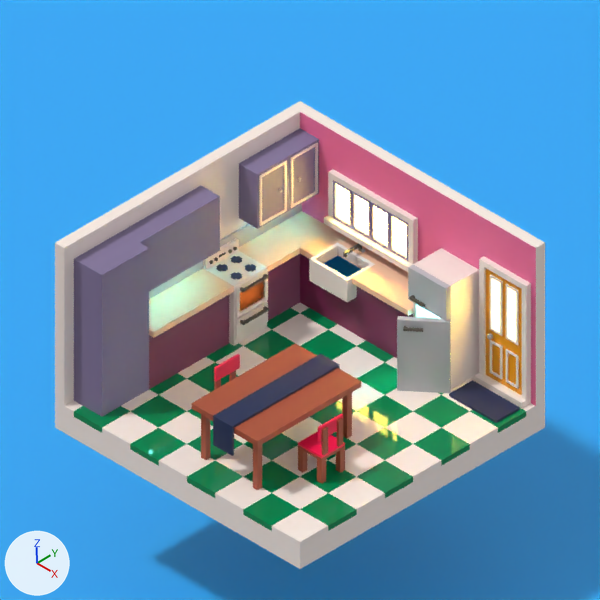
A saved change to the Blender file kitchen.blend.
Both versions are drawn from the file's camera 'Camera'. The axes (+X, +Y, +Z) are drawn at lower left. The lights are the same throughout.

Names of what the first picture shows: 'Backdrop', 'Cube 1x.001', 'Cube 1x.005', 'Cube 1x.006', 'Cube 1x.007', 'Dining table', 'Door mat.005', 'Floor', 'Fridge.004', 'Kitchen Bench', 'Kitchen Bench.003', 'Kitchen Bench.004', 'Kitchen Bench.005', 'Left wall', 'Right wall'.
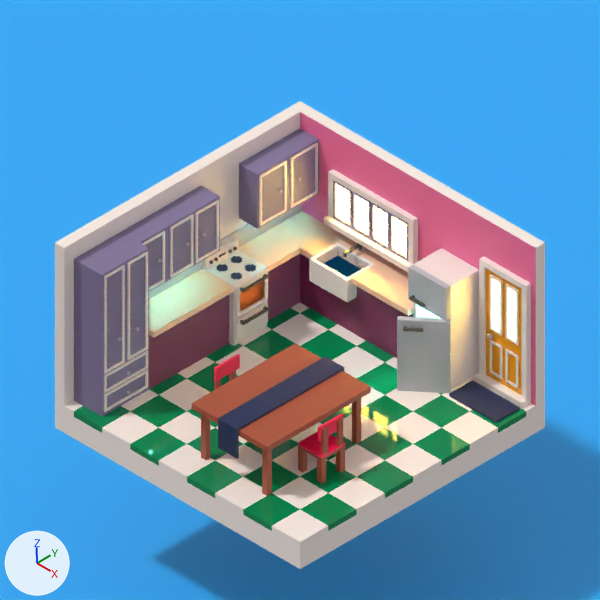
Boxes [x1, y1, x2, y2] around the edits, measured in the pictures (600 x 600 px):
'Dining table', mesh rescaled: before [192, 343, 361, 447]; after [192, 343, 371, 452]
'Door mat.005', moved: before [213, 354, 340, 456]; after [218, 356, 344, 459]
'Cube 1x.006', moved: before [253, 444, 262, 490]; after [262, 450, 272, 495]
'Cube 1x.005', moved: before [342, 392, 352, 438]; after [352, 398, 361, 444]
'Cube 0.4x.018', added: after [104, 265, 125, 374]
'Cube 0.4x.019', added: after [127, 251, 148, 360]
'Cube 0.4x.016', added: after [195, 200, 219, 263]
'Cube 0.4x.017', added: after [170, 214, 193, 278]
'Cube 0.4x.020', added: after [104, 350, 148, 393]
'Cube 0.4x.021', added: after [104, 370, 148, 412]
'Cube 0.4x.015', added: after [142, 231, 165, 290]

What changed in the scene script:
```text
Change me_cube_019:
    where me_cube_019.from_pydata(...)  # 8 vertices, 6 faces; spans x 0.0..1.4, y 0.0..2.2, z 0.0..0.1
    used by ob_dining_table; location = (-2.7, 0.4, 0.9)
    me_cube_019 part 1: the whole mesh is scaled about the mesh origin by (1.14, 1, 1)
Add me_cube_070:
    me_cube_070.from_pydata(...)  # 36 vertices, 34 faces; spans x 0.12..0.44, y 0.0..0.02, z 0.04..0.96
    me_cube_070.materials.append(mat_white)  # white #fff1e8
Add me_cube_068:
    me_cube_068.from_pydata(...)  # 36 vertices, 34 faces; spans x 0.0..0.42, y 0.0..0.02, z -0.86..0.92
    me_cube_068.materials.append(mat_white)  # white #fff1e8
Add me_cube_065:
    me_cube_065.from_pydata(...)  # 36 vertices, 34 faces; spans x 0.0..0.48, y 0.0..0.02, z 0.0..0.92
    me_cube_065.materials.append(mat_white)  # white #fff1e8
Change ob_door_mat_005:
    ob_door_mat_005.location: (-1.8, 0.4, 1.0) -> (-1.7, 0.4, 1.0)
Change ob_cube_1x_005:
    ob_cube_1x_005.location: (-1.5, 2.4, 0.0) -> (-1.3, 2.4, 0.0)
Change ob_cube_1x_006:
    ob_cube_1x_006.location: (-1.5, 0.5, 0.0) -> (-1.3, 0.5, 0.0)
Add ob_cube_0_4x_021:
    ob_cube_0_4x_021 = bpy.data.objects.new('Cube 0.4x.021', me_cube_070)
    ob_cube_0_4x_021.location = (-4.38, 1.2, -0.05)
    ob_cube_0_4x_021.rotation_euler = (1.571, -1.571, 0.0)  # degrees (90, -90, 0)
Add ob_cube_0_4x_020:
    ob_cube_0_4x_020 = bpy.data.objects.new('Cube 0.4x.020', me_cube_070.copy())
    ob_cube_0_4x_020.location = (-4.38, 1.2, 0.3)
    ob_cube_0_4x_020.rotation_euler = (1.571, -1.571, 0.0)  # degrees (90, -90, 0)
Add ob_cube_0_4x_019:
    ob_cube_0_4x_019 = bpy.data.objects.new('Cube 0.4x.019', me_cube_068)
    ob_cube_0_4x_019.location = (-4.38, 0.74, 1.64)
    ob_cube_0_4x_019.rotation_euler = (0.0, 0.0, 1.571)  # degrees (0, 0, 90)
Add ob_cube_0_4x_018:
    ob_cube_0_4x_018 = bpy.data.objects.new('Cube 0.4x.018', me_cube_068.copy())
    ob_cube_0_4x_018.location = (-4.38, 0.24, 1.64)
    ob_cube_0_4x_018.rotation_euler = (0.0, 0.0, 1.571)  # degrees (0, 0, 90)
Add ob_cube_0_4x_017:
    ob_cube_0_4x_017 = bpy.data.objects.new('Cube 0.4x.017', me_cube_065)
    ob_cube_0_4x_017.location = (-4.58, 1.84, 1.64)
    ob_cube_0_4x_017.rotation_euler = (0.0, 0.0, 1.571)  # degrees (0, 0, 90)
Add ob_cube_0_4x_016:
    ob_cube_0_4x_016 = bpy.data.objects.new('Cube 0.4x.016', me_cube_065.copy())
    ob_cube_0_4x_016.location = (-4.58, 2.38, 1.64)
    ob_cube_0_4x_016.rotation_euler = (0.0, 0.0, 1.571)  # degrees (0, 0, 90)
Add ob_cube_0_4x_015:
    ob_cube_0_4x_015 = bpy.data.objects.new('Cube 0.4x.015', me_cube_065.copy())
    ob_cube_0_4x_015.location = (-4.58, 1.24, 1.64)
    ob_cube_0_4x_015.rotation_euler = (0.0, 0.0, 1.571)  # degrees (0, 0, 90)
```
